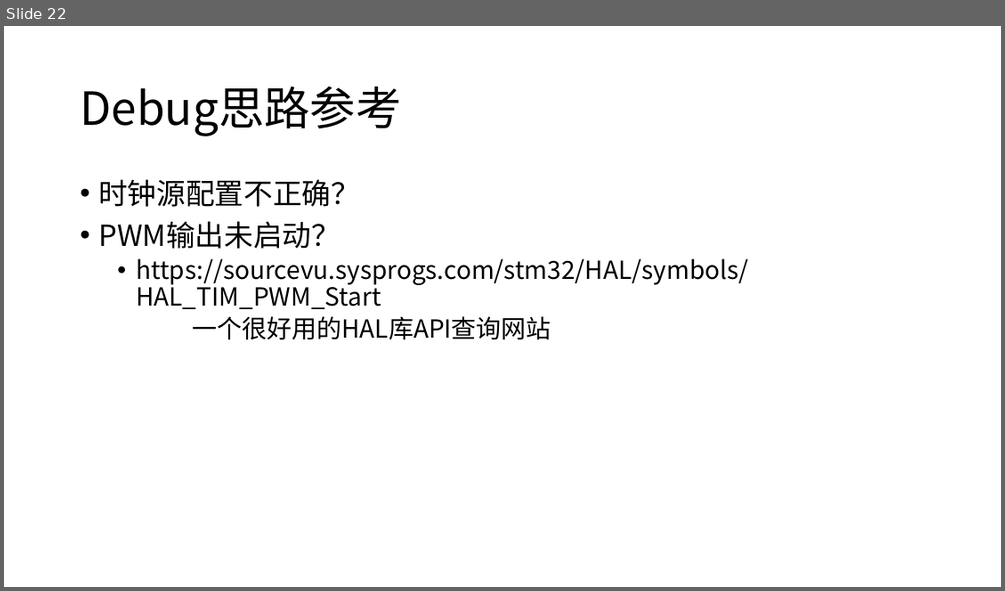
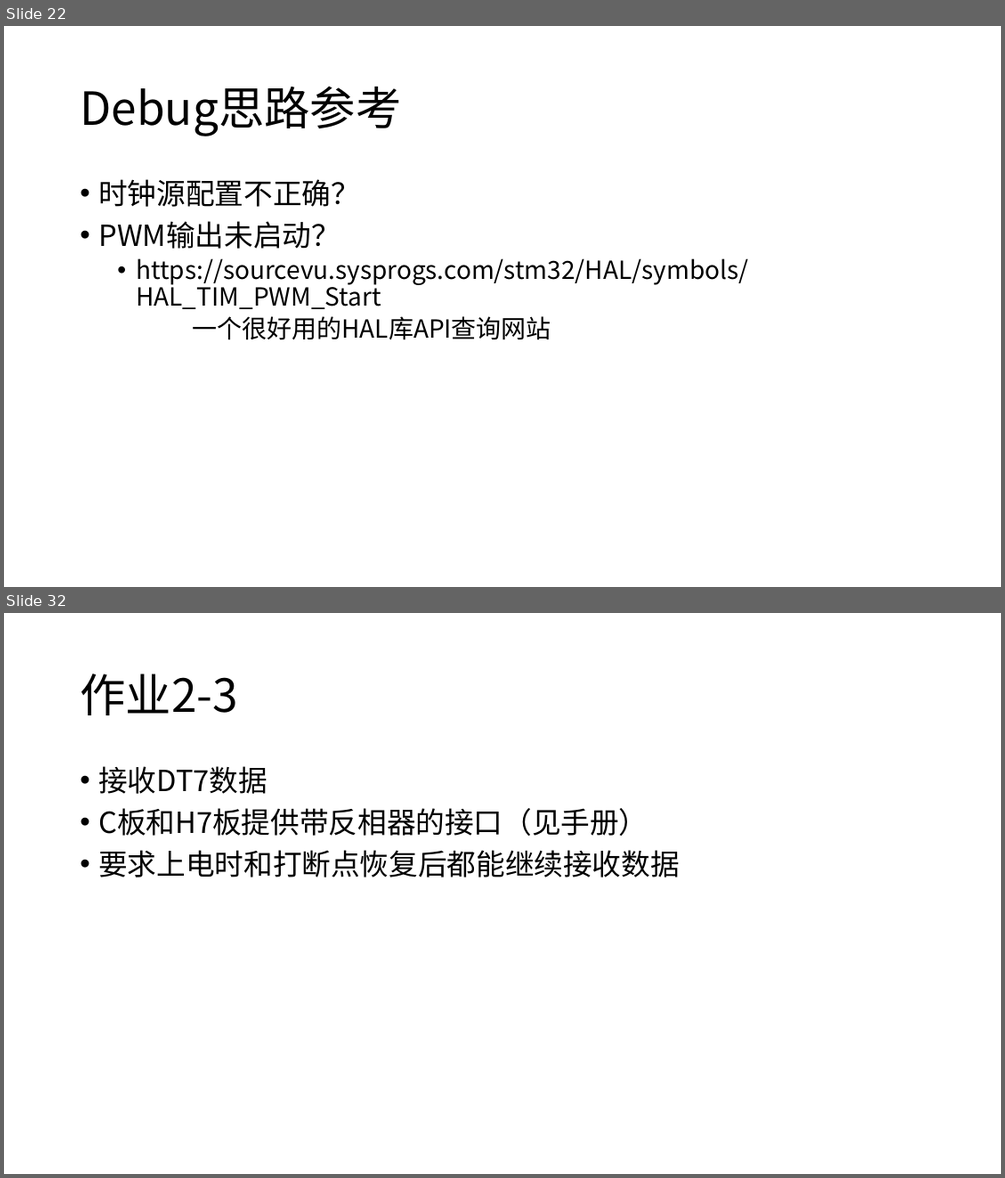
Before and after one commit to JLU-Robomaster-Embedded/embedded_tutorial, a slide deck: 2_STM32基本功能.pptx. Shown one above the other, each under a label of ours: slide 22 before the commit, slides 22 and 32 after it; the slides between them are not shown. The pictures are 1005x591 and 1005x1178 pixels, drawn with LibreOffice and Linux fonts; fonts in the diff are those of the drawing. Boxes give left, top, right and bottom in pixels: in the first picture for what was removed or moved away, otherwise in the second. Text is boxed around its words. In the diff, an @@ line names an element or a change of style, - is before the commit and + after.

```diff
--- a/2_STM32基本功能.pptx
+++ b/2_STM32基本功能.pptx
@@ slide 32 added at (4,613,1001,1174), background #FFFFFF @@
@@ title added at (80,674,238,715), 44 pt, text #000000 @@
+作业2-3
@@ text added at (98,766,679,877), 28 pt, text #000000 @@
+• 接收DT7数据
+• C板和H7板提供带反相器的接口（见手册）
+• 要求上电时和打断点恢复后都能继续接收数据
```
Also in this commit, not shown: 18 other slides added.
